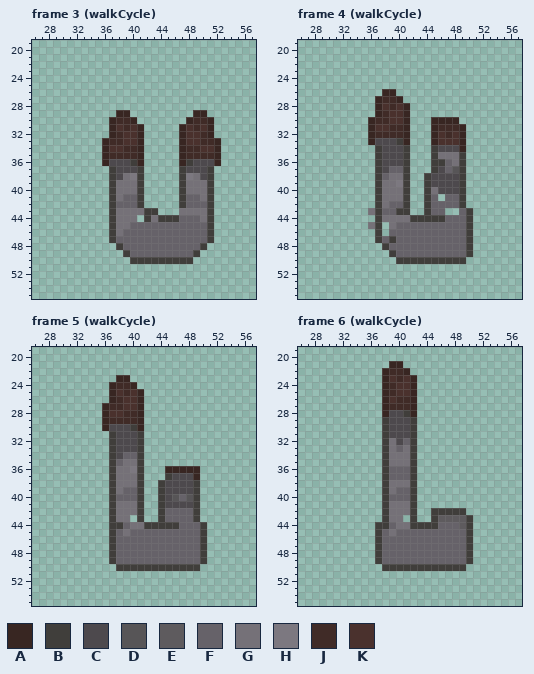
One commit to this pixel-art file: Assets/Sprites/knightLegs.ase. The picture above is the old version.
88x88 pixels, 34 frames. Colours within 5 levels of each other are drawn and written as one. Shown: frame 3 (walkCycle): x 26..57, y 19..55; frame 4 (walkCycle): x 26..57, y 19..55; frame 5 (walkCycle): x 26..57, y 19..55; frame 6 (walkCycle): x 26..57, y 19..55. The commit also changed other frames, which this record leaves out.
Palette (. is transparent): A #382622  B #403e3b  C #4d494d  D #575557  E #5e5b5e  F #666269  G #757178  H #7c7880  J #402b27  K #4a312d
Now the later version:
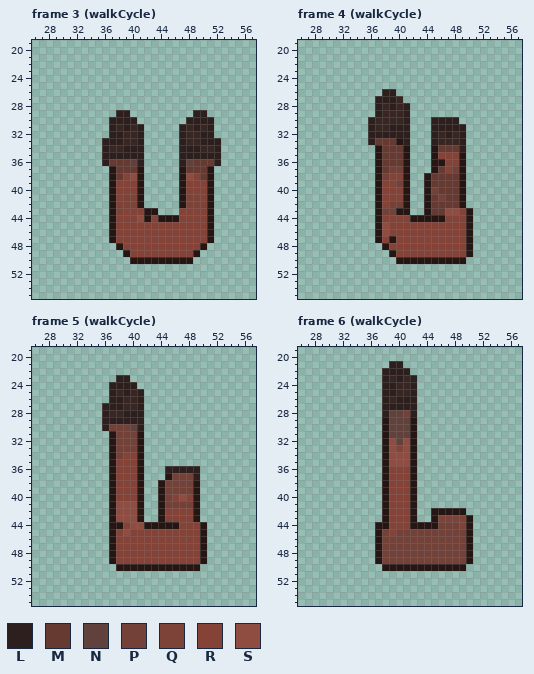
Colours new in this view: L #2d1f1d  M #663931  N #61413b  P #734138  Q #7d4338  R #854338  S #8f4c40
The edit:
colour B: #403e3b -> #261613
Changed rows in their new state; - is a pixel that keeps its letter.
Frame 3 (walkCycle), layer "MainLayer":
first column x 36:
29 --LL---------LL--
30 -LLLL-------LLLL-
31 -LALAL-----LALAL-
32 -LLAAL-----LAALL-
33 LLLAAL-----LAALLL
34 LAALLL-----LLLAAL
35 LLLLLL-----LLLLLL
36 LMMMNL-----LNMMML
37 --MMM-------MMM--
38 --MRS-------SRM--
39 --RRR-------RRR--
40 --RRR-------RRR--
41 --RQQ-------QQR--
42 --QQQ-------QQQ--
43 --QRRR-----RRRR--
44 --RRRS-R---RRRR--
45 --RRRRRRRRRRRRR--
46 --RRRRRRRRRRRRR--
47 --RRRRRRRRRRRRR--
48 ---RRRRRRRRRRR---
49 ----RRRRRRRRR----
Frame 4 (walkCycle), layer "MainLayer":
first column x 36:
26 --LL----------
27 -LLL----------
28 -LALAL--------
29 -LAAAL--------
30 LAAAAL---LLLL-
31 LAALLL---LLLLL
32 LLLLLL---LALAL
33 LMMM-L---LAAAL
34 --MMM-----MMML
35 --MMM-----RRR-
36 --MMM------RR-
37 --MPP-----MRP-
38 --PRR----MMMM-
39 --RRP----MMMM-
40 --RRR----PMMM-
41 --RRR----MPMM-
42 --RPP----MMMM-
43 .-PP-----MMSSR
44 --RRRR-----RRR
45 .-SRRRRRRRRRRR
46 --SRRRRRRRRRRR
47 --R-RRRRRRRRRR
48 ---RRRRRRRRRRR
49 ----RRRRRRRRRR
Frame 5 (walkCycle), layer "MainLayer":
first column x 36:
23 --LL----------
24 -LLLL---------
25 -LALAL--------
26 -LLAAL--------
27 LLLAAL--------
28 LAALLL--------
29 LLLLLL--------
30 LPPPNL--------
31 --PPP---------
32 --PPP---------
33 --PPP---------
34 --PRR---------
35 --RRR---------
36 --RRR----LLLLL
37 --RRR-----PPPL
38 --RRR----PPPP-
39 --RRR----PPPP-
40 --RRR----PRSR-
41 --SSS----PPPP-
42 --SSS----RRRR-
43 --SSS----RRRR-
44 ---RSS-----RRR
45 --RSRRRRRRRRRR
46 --RRRRRRRRRRRR
47 --RRRRRRRRRRRR
48 --RRRRRRRRRRRR
49 --RRRRRRRRRRRR
Frame 6 (walkCycle), layer "MainLayer":
first column x 38:
21 -LL---------
22 LLLL--------
23 LALAL-------
24 LLAAL-------
25 LLAAL-------
26 LALLL-------
27 LLLLL-------
28 LNNPL-------
29 -NNN--------
30 -NNN--------
31 -NNN--------
32 -SNS--------
33 -SRS--------
34 -SSS--------
35 -SSS--------
36 -RRR--------
37 -RRR--------
38 -RRR--------
39 -RRR--------
40 -RRR--------
41 -RRR--------
42 -RRR--------
43 -RRR----QQQQ
44 -RRR----PPPQ
45 PRPPPPPPPPPP
46 PPPPPPPPPPPP
47 PPPPPPPPPPPP
48 PPPPPPPPPPPP
49 PPPPPPPPPPPP
Boxes around the changes in both pictures, in picture pixels (x1, y1, x2, y2):
changed: (102, 110, 221, 264)
changed: (368, 89, 473, 264)
changed: (102, 375, 207, 571)
changed: (375, 361, 473, 571)
